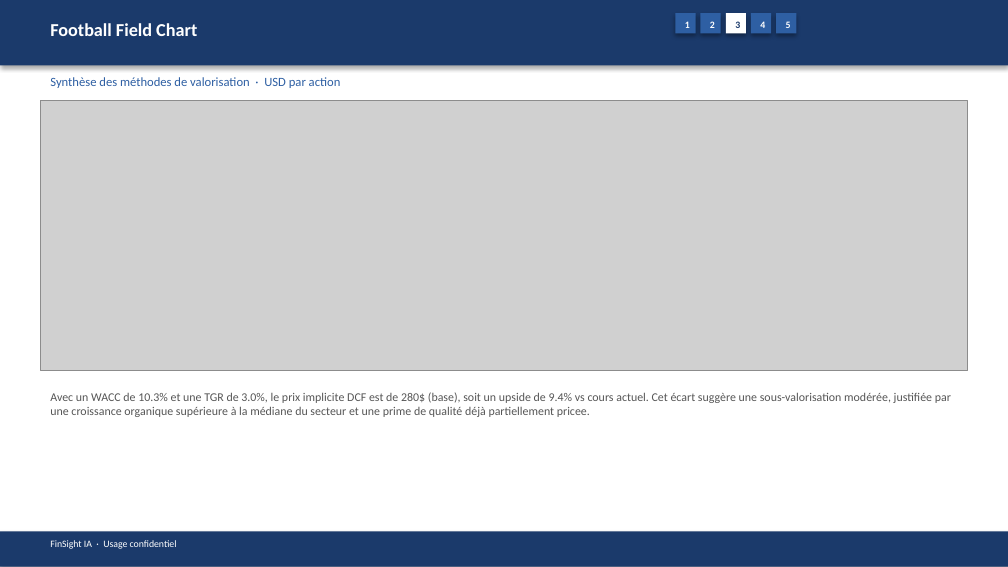
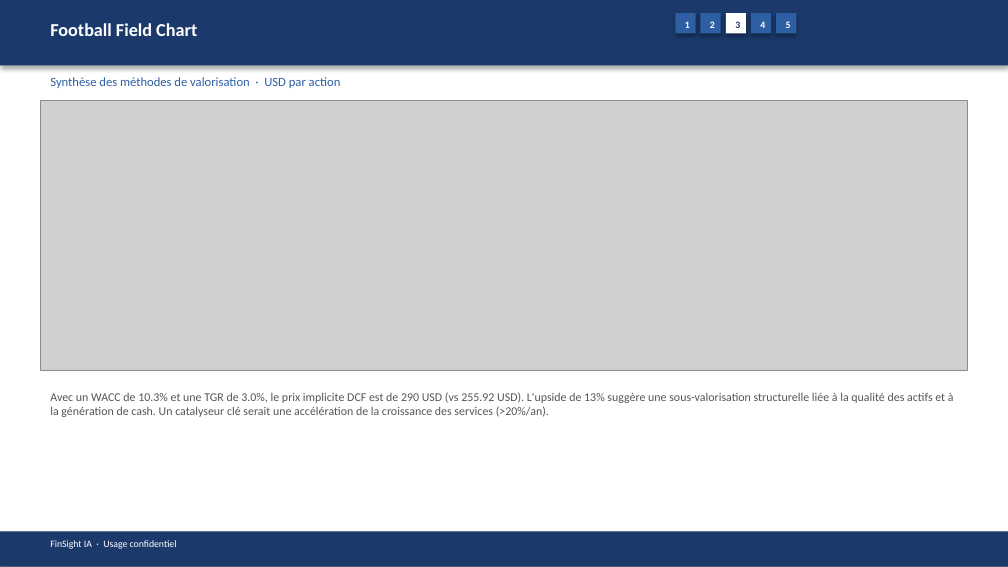
Before and after one commit to baptistejeh07-art/finsight-ia, a slide deck: slide 14 of preview/AAPL/AAPL_pitchbook.pptx. Drawn at 1008x567 pixels with LibreOffice and Linux fonts; fonts in the diff are those of the drawing; grey boxes stand for pictures. Boxes give left, top, right and bottom in pixels: in the first picture for what was removed or moved away, otherwise in the second. Text is boxed around its words. In the diff, an @@ line names an element or a change of style, - is before the commit and + after.

```diff
--- a/preview/AAPL/AAPL_pitchbook.pptx
+++ b/preview/AAPL/AAPL_pitchbook.pptx
@@ text at (50,392,954,417): text changed @@
-Avec un WACC de 10.3% et une TGR de 3.0%, le prix implicite DCF est de 280$ (base), soit un upside de 9.4% vs cours actuel. Cet écart suggère une sous-valorisation modérée, justifiée par une croissance organique supérieure à la médiane du secteur et une prime de qualité déjà partiellement pricee.
+Avec un WACC de 10.3% et une TGR de 3.0%, le prix implicite DCF est de 290 USD (vs 255.92 USD). L'upside de 13% suggère une sous-valorisation structurelle liée à la qualité des actifs et à la génération de cash. Un catalyseur clé serait une accélération de la croissance des services (>20%/an).
```
Also in this commit, not shown: 14 other slides changed, 4 other files.
